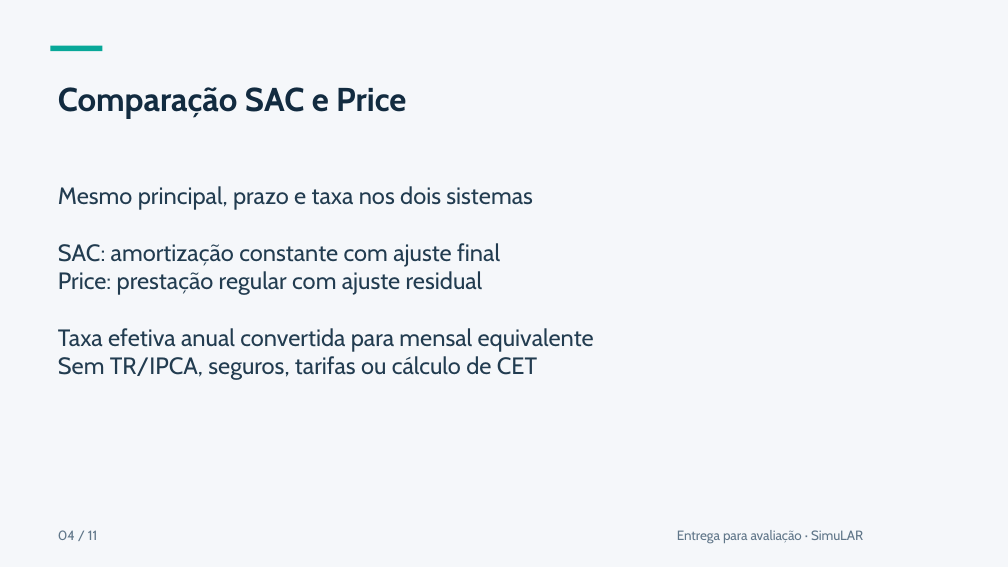
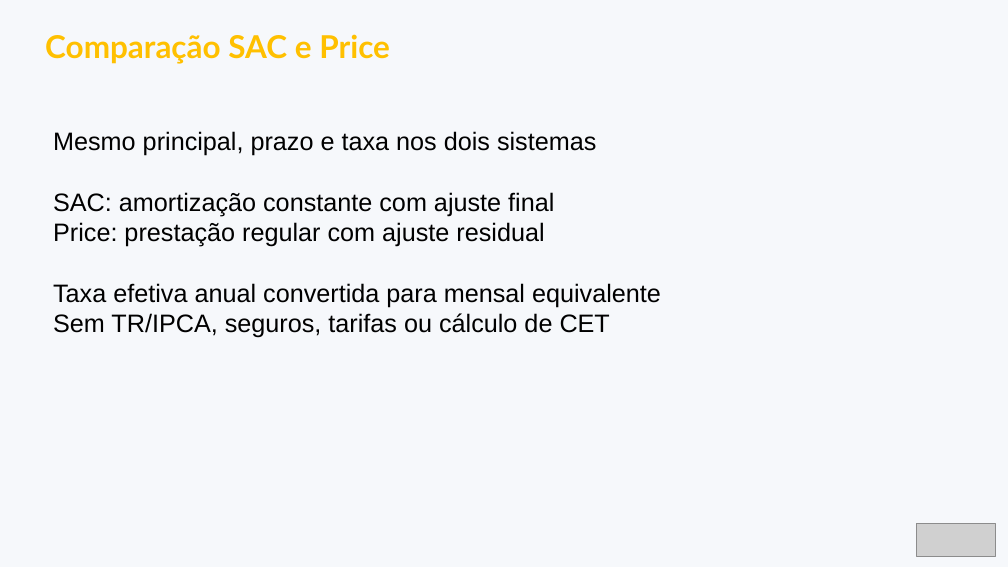
Before and after one commit to eber-ops/SimuLAR, a slide deck: slide 4 of apresentacao/simular-apresentacao-final.pptx. Drawn at 1008x567 pixels with LibreOffice and Linux fonts; fonts in the diff are those of the drawing; grey boxes stand for pictures. Boxes give left, top, right and bottom in pixels: in the first picture for what was removed or moved away, otherwise in the second. Text is boxed around its words. In the diff, an @@ line names an element or a change of style, - is before the commit and + after.

```diff
--- a/apresentacao/simular-apresentacao-final.pptx
+++ b/apresentacao/simular-apresentacao-final.pptx
@@ background #F5F7FA to #F6F8FB @@
@@ text "Comparação SAC e Price": place and size @@
-text "Comparação SAC e Price" at [58, 87, 406, 119]
+text "Comparação SAC e Price" at [45, 34, 390, 64]
@@ text "Comparação SAC e Price" at [45, 34, 390, 64]: size 31.5 to 30 pt, font Cabin to Lato, text colour #122B40 to #FFC000 @@
@@ rectangle removed at [51, 45, 103, 51] @@
@@ text "Mesmo principal, prazo e taxa ...": place and size @@
-text "Mesmo principal, prazo e taxa ..." at [58, 186, 594, 380]
+text "Mesmo principal, prazo e taxa ..." at [53, 131, 661, 338]
@@ text "Mesmo principal, prazo e taxa ..." at [53, 131, 661, 338]: size 22.5 to 24 pt, font Cabin to Arial, text colour #223C50 to #000000 @@
@@ text removed at [58, 530, 98, 540] @@
-04 / 11
@@ text removed at [677, 530, 863, 543] @@
-Entrega para avaliação · SimuLAR
@@ picture added at [917, 524, 995, 557] @@
```
Also in this commit, not shown: 9 other slides changed, 1 slide added, 1 slide removed.
